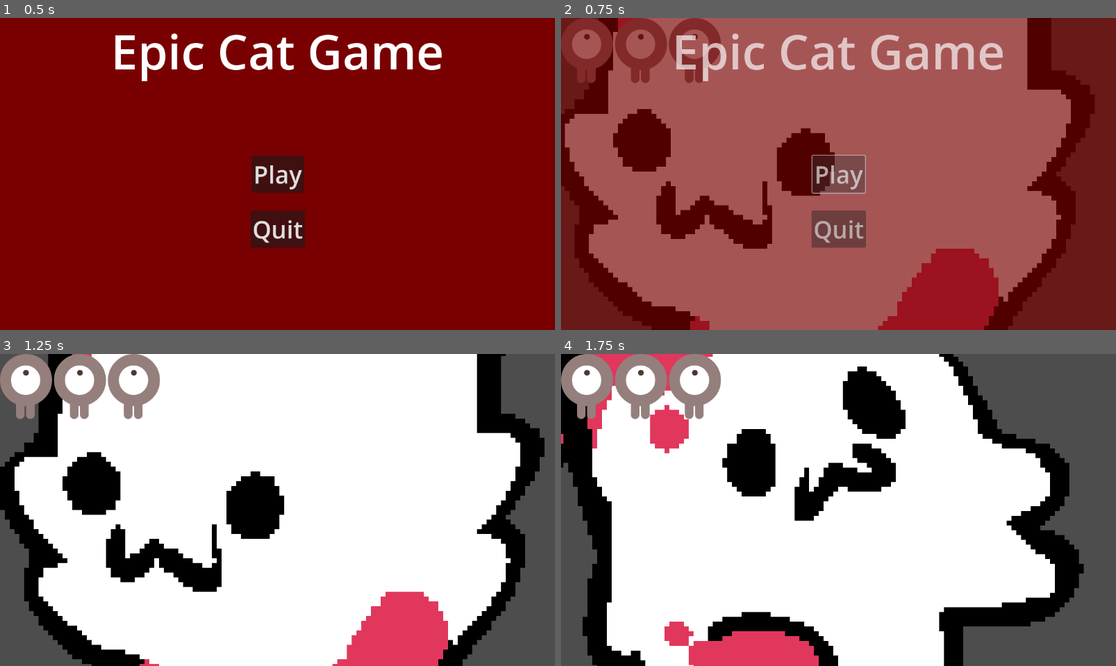
Above: before the commit, frames 1-4 (two rows, left to right).
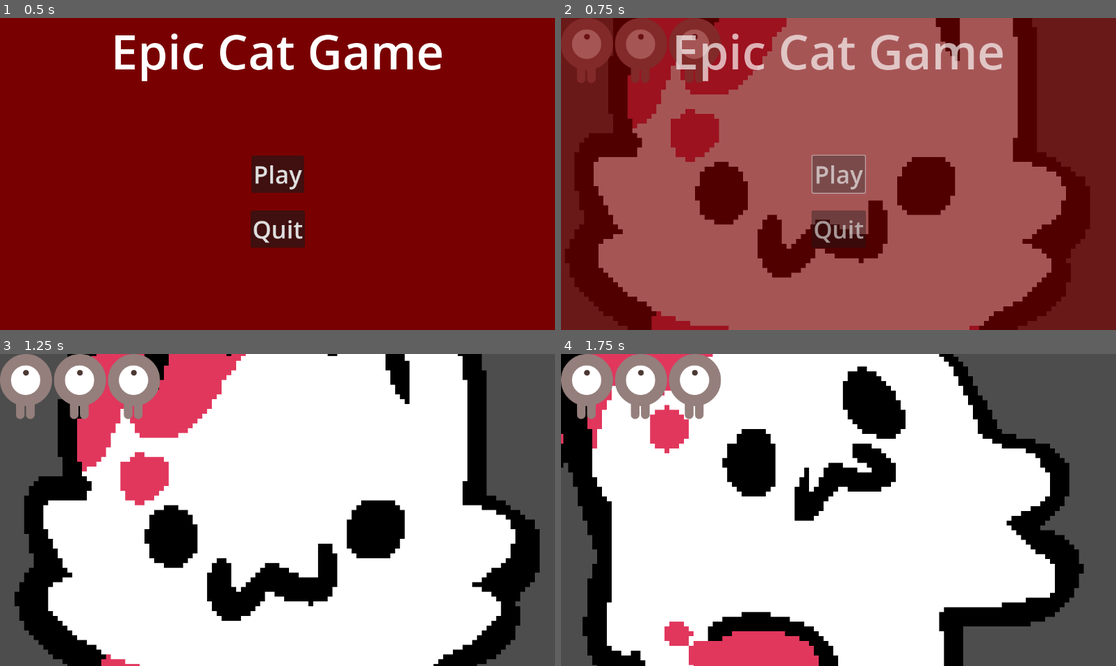
Above: after the commit, the same moments.

Repository: miyo6032/ProjectGodotWild63
Game: Godot game, scene res://scenes/main.tscn
The game is run twice, just before and just after one commit, with the same random seed, the same clock (stepped at 60 frames per second) and the same inputs.
Inputs:
- Up to frame 1 (0.5 s): no input
- Up to frame 2 (0.75 s): click "Play" at 0.5 s
- Up to frame 3 (1.25 s): no input
- Up to frame 4 (1.75 s): tap Enter at 1.25 s; hold Right (attack_right) from 1.28 s (still down); tap Tab at 1.35 s

Frame 1 is identical in both runs. In frame 2, 31% of the frame differs, in the area x 0-97%, y 0-100%; in frame 3, 33%, in the area x 0-99%, y 0-100%; in frame 4, nothing differs.

Commit message:
enemy animations

Diff:
--- a/scenes/player.tscn
+++ b/scenes/player.tscn
@@ -8,6 +8,7 @@
 [ext_resource type="Script" path="res://prototype/scenes/Damageable.gd" id="6_443uu"]
 [ext_resource type="Texture2D" uid="uid://brqhpq8l8egvl" path="res://graphics/player/attack_up.png" id="6_qstii"]
 [ext_resource type="Texture2D" uid="uid://dl7n8ckq83a3f" path="res://graphics/player/run_down.png" id="7_djs83"]
+[ext_resource type="Texture2D" uid="uid://bovx7kqlrruyc" path="res://graphics/player/idle.png" id="7_fy051"]
 [ext_resource type="Texture2D" uid="uid://0wq7ksmvocuk" path="res://graphics/player/run_left.png" id="8_gi2md"]
 [ext_resource type="Texture2D" uid="uid://dln0s4c1q8p2i" path="res://graphics/player/run_right.png" id="9_xnpdb"]
 [ext_resource type="Texture2D" uid="uid://vaybf1b7rhhb" path="res://graphics/player/run_up.png" id="10_moxaj"]
@@ -203,6 +204,10 @@
 [sub_resource type="AtlasTexture" id="AtlasTexture_34add"]
 atlas = ExtResource("6_qstii")
 region = Rect2(2200, 0, 200, 200)
+
+[sub_resource type="AtlasTexture" id="AtlasTexture_hhd2w"]
+atlas = ExtResource("7_fy051")
+region = Rect2(0, 0, 200, 200)
 
 [sub_resource type="AtlasTexture" id="AtlasTexture_u1kv4"]
 atlas = ExtResource("7_djs83")
@@ -561,6 +566,14 @@
 "loop": true,
 "name": &"attack_up",
 "speed": 24.0
+}, {
+"frames": [{
+"duration": 1.0,
+"texture": SubResource("AtlasTexture_hhd2w")
+}],
+"loop": true,
+"name": &"idle",
+"speed": 5.0
 }, {
 "frames": [{
 "duration": 1.0,
@@ -967,8 +980,7 @@
 [node name="AnimatedSprite2D" type="AnimatedSprite2D" parent="."]
 texture_filter = 1
 sprite_frames = SubResource("SpriteFrames_wdxrx")
-animation = &"run_left"
-frame_progress = 0.583733
+animation = &"run_down"
 
 [node name="CollisionShape2D" type="CollisionShape2D" parent="."]
 shape = SubResource("CapsuleShape2D_4chyv")
Binary file added: graphics/enemy/troop/troop_idle.png
Not shown, added: graphics/enemy/troop/troop_idle.png.import
Binary file added: graphics/enemy/troop/troop_knocked.png
Not shown, added: graphics/enemy/troop/troop_knocked.png.import
Binary file added: graphics/enemy/troop/troop_prepare.png
Not shown, added: graphics/enemy/troop/troop_prepare.png.import
Binary file added: graphics/enemy/troop/troop_run.png
Not shown, added: graphics/enemy/troop/troop_run.png.import
Not shown: 1 places in scenes/player.tscn that only renumber resources
